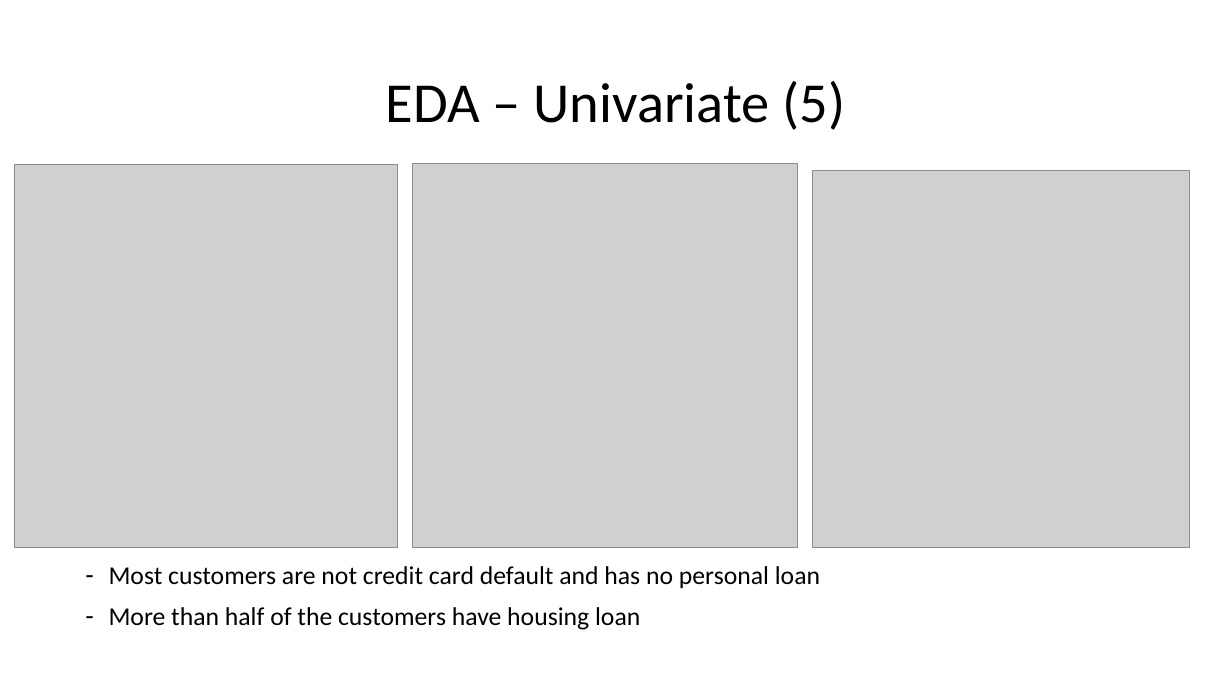
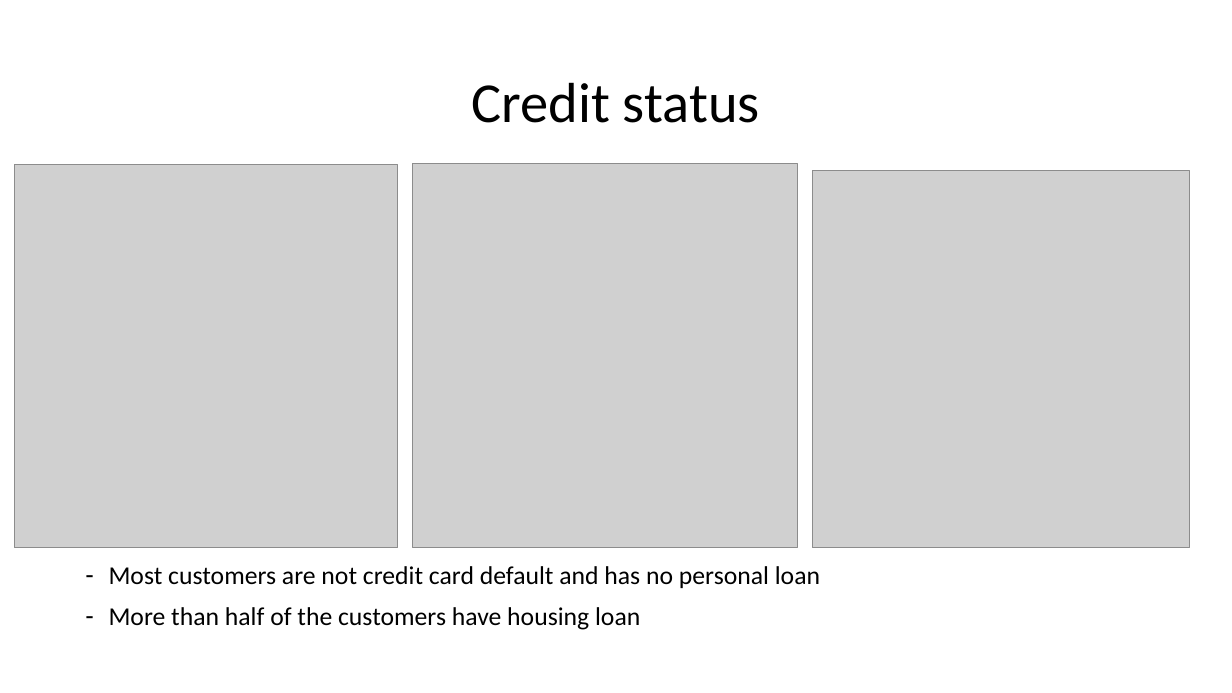
Before and after one commit to abdullahayas123/Tes-Model-Marketing-Scipy, a slide deck: slide 18 of Presentation-1.pptx (slide 17 before the commit). Drawn at 1232x693 pixels with LibreOffice and Linux fonts; fonts in the diff are those of the drawing; grey boxes stand for pictures. Boxes give left, top, right and bottom in pixels: in the first picture for what was removed or moved away, otherwise in the second. Text is boxed around its words. In the diff, an @@ line names an element or a change of style, - is before the commit and + after.

```diff
--- a/Presentation-1.pptx
+++ b/Presentation-1.pptx
@@ title at (472, 82, 760, 123): text changed @@
-EDA – Univariate (5)
+Credit status
```
Also in this commit, not shown: 14 other slides changed, 4 slides added, 1 slide removed.
